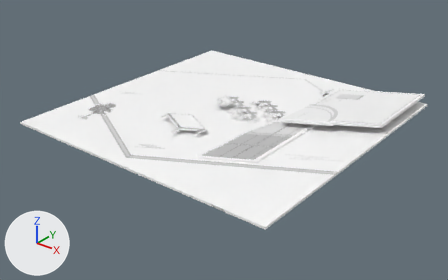
Renders of the glTF model others/4.gltf from each side of a commit.
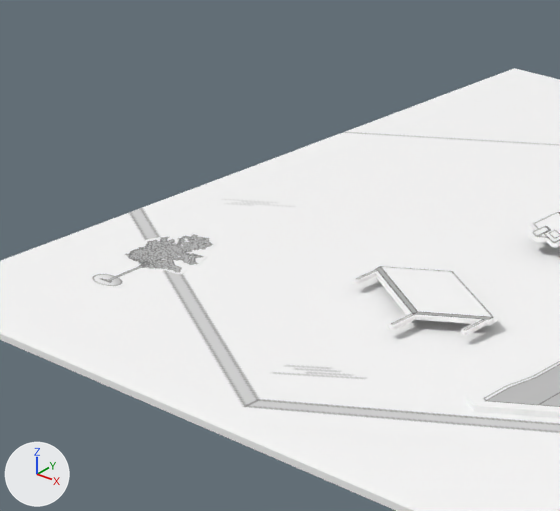
Old and new are each drawn whole from a camera (50 mm lens) standing at (0.546, -0.699, 0.368) and looking at (0.011, -0.031, -0.047) and again close up on the part from 11% to 50% of the width and 10% to 68% of the height. Every picture has the same lights, and +X, +Y and +Z are marked at lower left. Both versions are drawn at frame 20 of the action 'Curve.001Action'; the numbers are the values there.
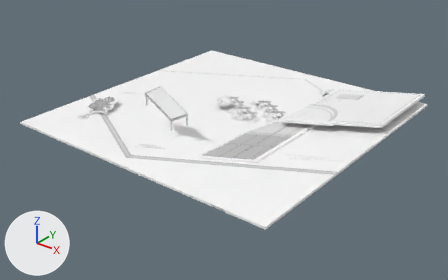
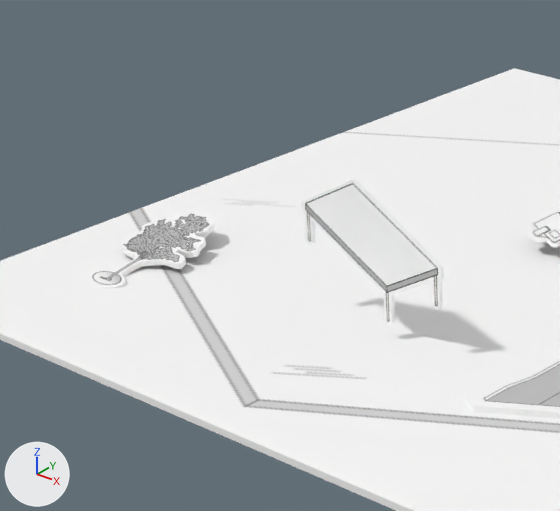
What differs and where, as boxes [x1, y1, x2, y2] in the close-ups (560 x 511 px):
```json
{"object": "Curve.001", "change": "turned", "before": [353, 265, 497, 335], "after": [301, 179, 444, 325]}
{"object": "树2.001", "change": "turned", "before": [89, 232, 217, 288], "after": [89, 210, 215, 288]}
```

Scene script edits in JSON lines:
```json
{"op": "set", "path": "ob_树2_001.rotation_euler", "old": "(0.0, 0.0, 0.0)", "new": "(0.163, 0.0, 0.0)", "note": "degrees (0, 0, 0) -> degrees (9.3, 0, 0)"}
{"op": "set", "path": "ob_curve_001.rotation_euler", "old": "(0.0, 0.0, 0.0)", "new": "(1.571, 0.0, 0.0)", "note": "degrees (0, 0, 0) -> degrees (90, 0, 0)"}
```
